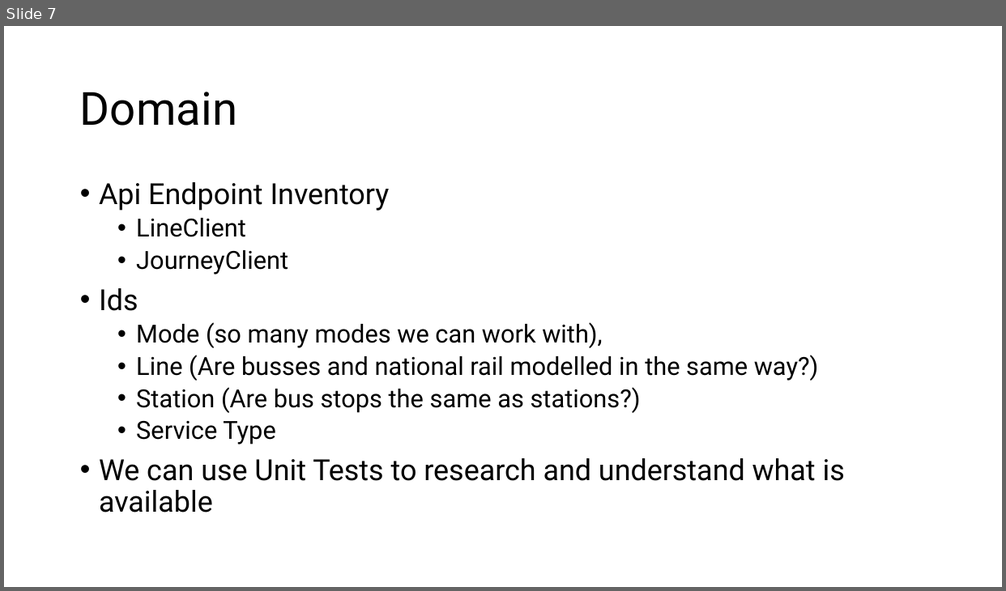
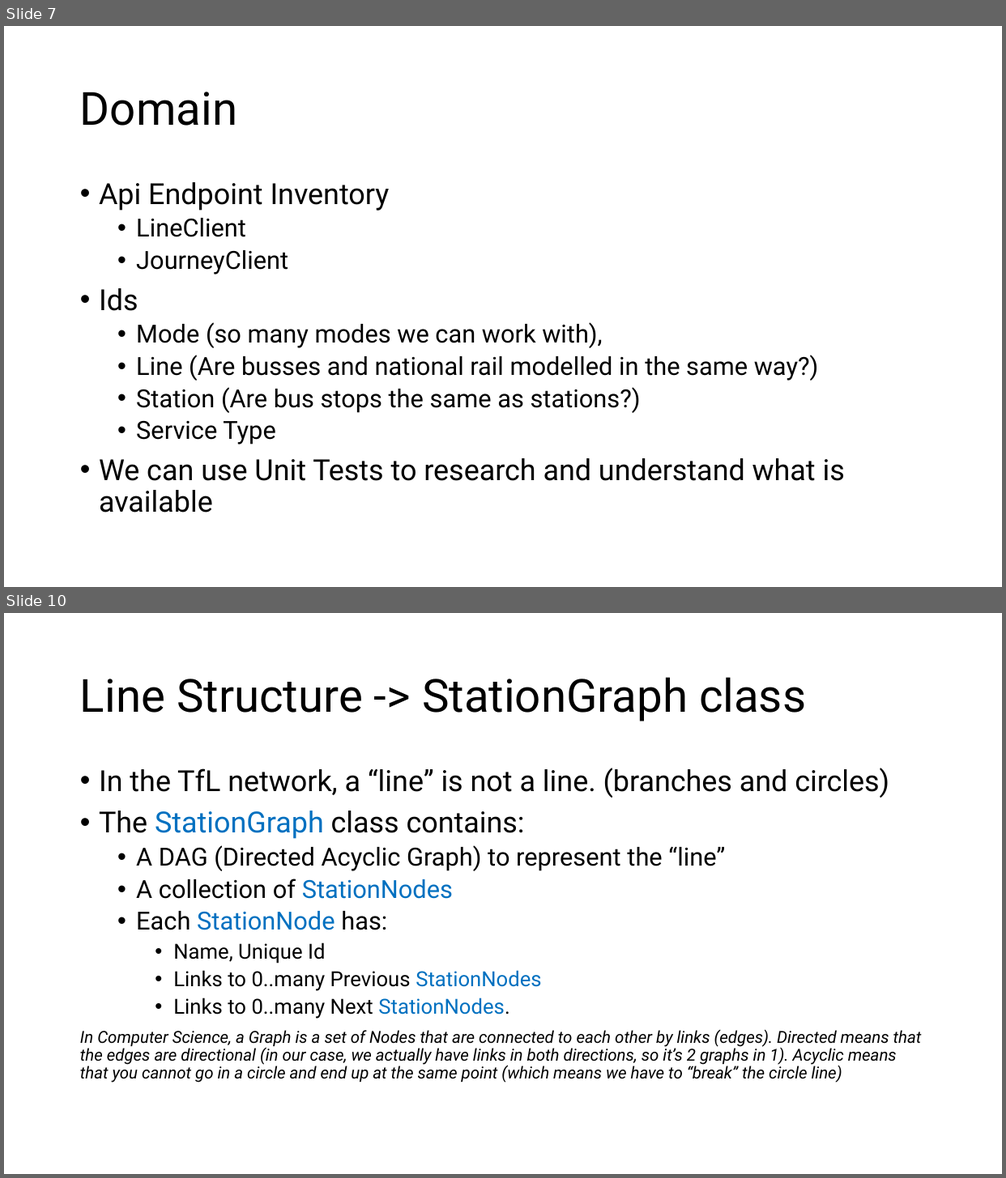
Before and after one commit to wai-t/CSIntro, a slide deck: ClassNotes/The Tfl Project.pptx. Shown one above the other, each under a label of ours: slide 7 before the commit, slides 7 and 10 after it; the slides between them are not shown. The pictures are 1006x591 and 1006x1178 pixels, drawn with LibreOffice and Linux fonts; fonts in the diff are those of the drawing. Boxes give left, top, right and bottom in pixels: in the first picture for what was removed or moved away, otherwise in the second. Text is boxed around its words. In the diff, an @@ line names an element or a change of style, - is before the commit and + after.

```diff
--- a/ClassNotes/The Tfl Project.pptx
+++ b/ClassNotes/The Tfl Project.pptx
@@ slide 10 added at [4,613,1002,1174], background #FFFFFF @@
@@ title added at [80,677,806,722], 44 pt, text #000000 @@
+Line Structure -> StationGraph class
@@ text added at [80,768,922,1083], 16 pt, text #000000, italic @@
+• In the TfL network, a “line” is not a line. (branches and circles)
+• The StationGraph class contains:
+  • A DAG (Directed Acyclic Graph) to represent the “line”
+  • A collection of StationNodes
+  • Each StationNode has:
+    • Name, Unique Id
+    • Links to 0..many Previous StationNodes
+    • Links to 0..many Next StationNodes.
+In Computer Science, a Graph is a set of Nodes that are connected to each other by links (edges). Directed means that the edges are directional (in our case, we actually have links in both directions, so it’s 2 graphs in 1). Acyclic means that you cannot go in a circle and end up at the same point (which means we have to “break” the circle line)
```
Also in this commit, not shown: 8 other slides added.
